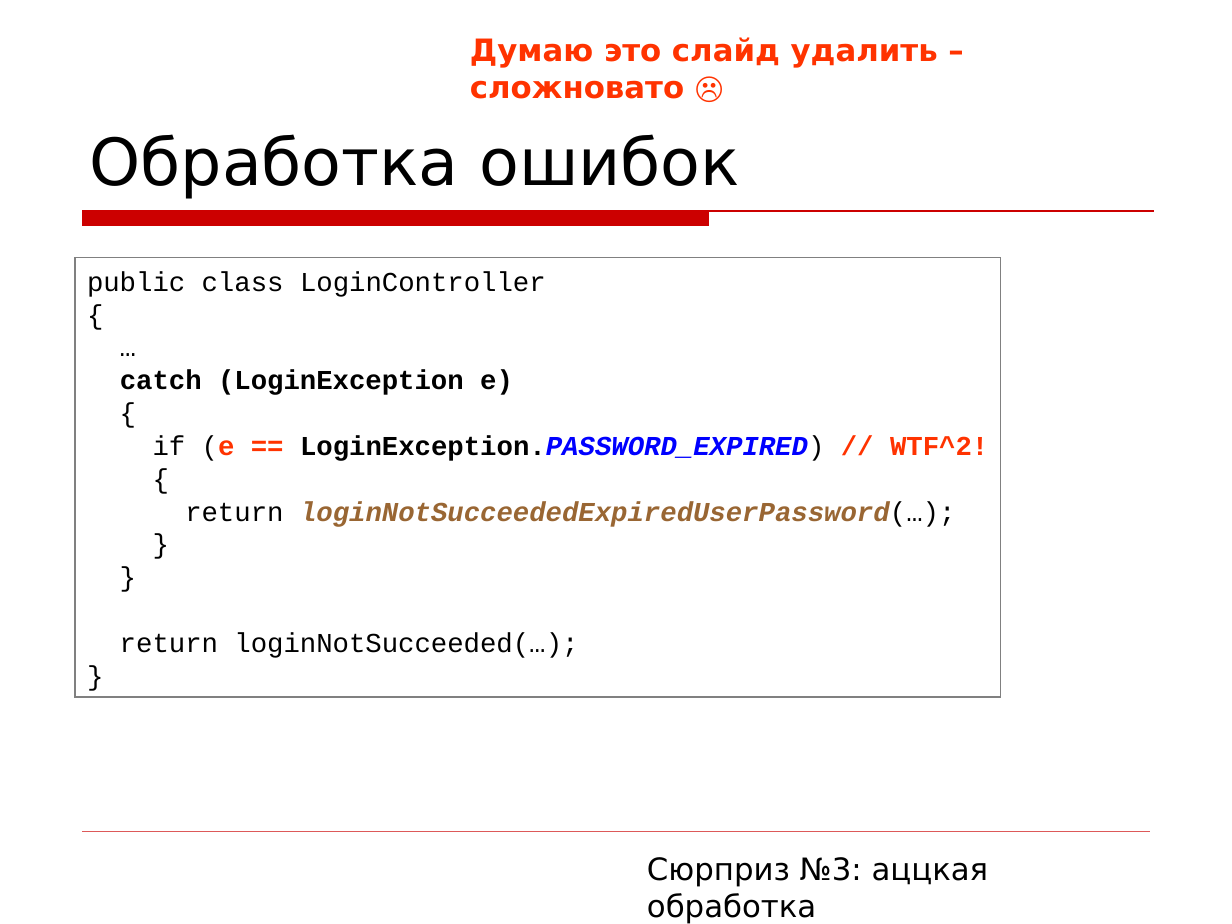
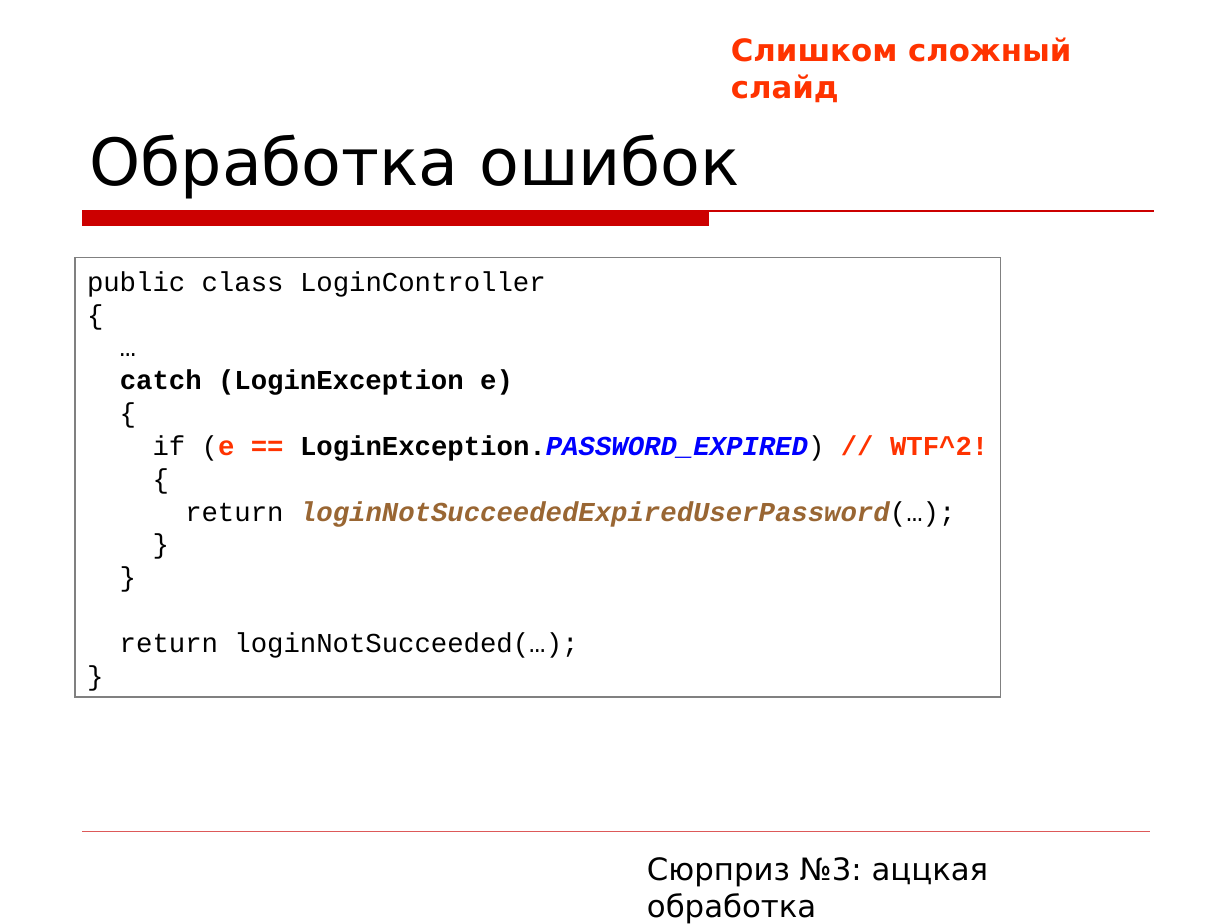
Before and after one commit to asolntsev/presentations, a slide deck: slide 56 of wtf-code/WTF_code.devclub.ru.ppt (slide 49 before the commit). Drawn at 1232x924 pixels with LibreOffice and Linux fonts; fonts in the diff are those of the drawing; background and template pictures are left out. Boxes give left, top, right and bottom in pixels: in the first picture for what was removed or moved away, otherwise in the second. Text is boxed around its words. In the diff, an @@ line names an element or a change of style, - is before the commit and + after.

```diff
--- a/wtf-code/WTF_code.devclub.ru.ppt
+++ b/wtf-code/WTF_code.devclub.ru.ppt
@@ text removed at (470,37,938,99) @@
-Думаю это слайд удалить – сложновато ☹
@@ text added at (731,37,1071,103), 18 pt, text #FF3300, bold @@
+Слишком сложный слайд
```
Also in this commit, not shown: 2 other slides changed, 10 slides added, 1 slide removed.
